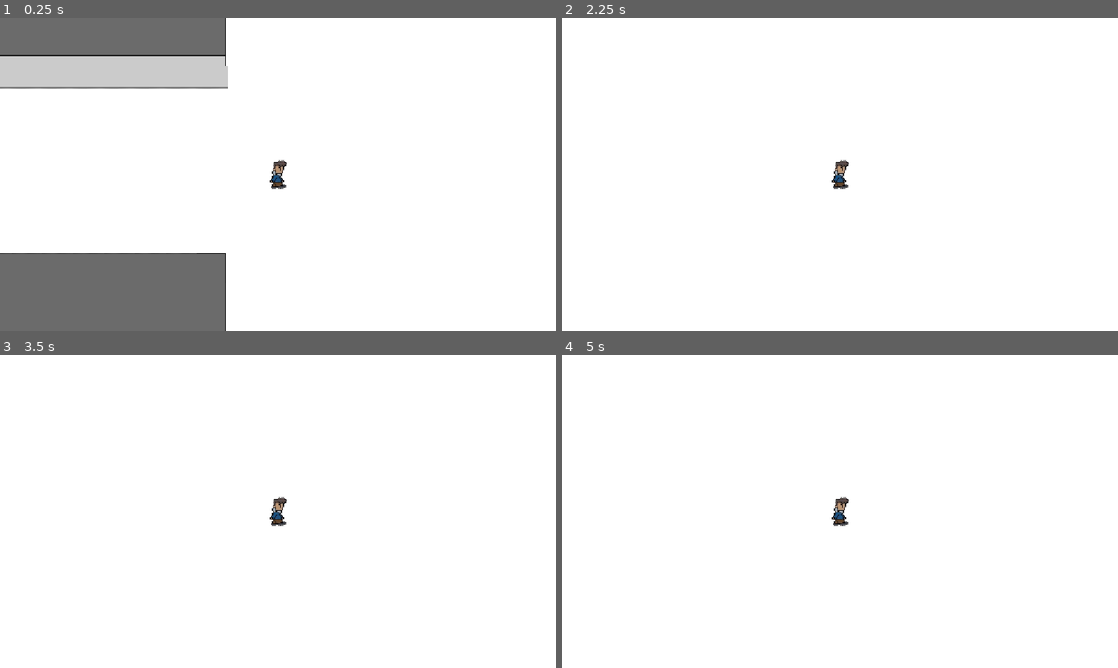
Above: before the commit, frames 1-4 (two rows, left to right).
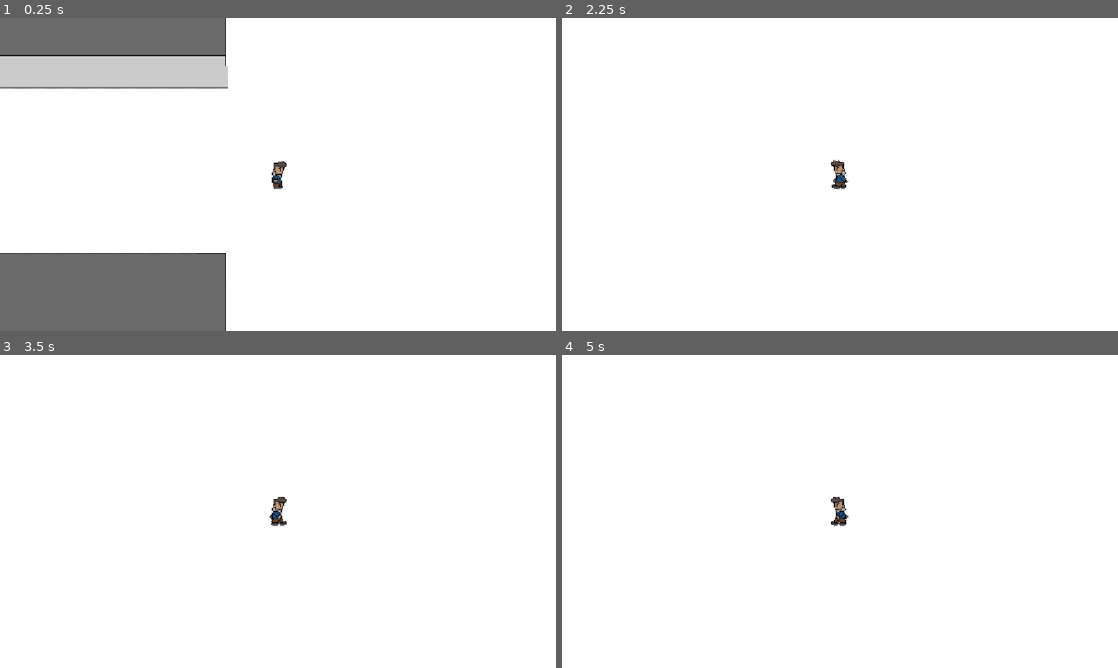
Above: after the commit, the same moments.

Repository: brooklin25t/L2-DIGT-BAM
Game: Godot game, scene res://Scenes/level_1.tscn
The game is run twice, just before and just after one commit, with the same random seed, the same clock (stepped at 60 frames per second) and the same inputs.
Inputs:
- Up to frame 1 (0.25 s): no input
- Up to frame 2 (2.25 s): tap Enter at 0.5 s; hold D (player_right) 0.53-2.03 s; tap Space (player_dash) at 0.6, 1.35, 2, 2.1 s; tap W (player_up) at 0.77, 1.52 s; hold A (player_left) from 2.03 s (still down)
- Up to frame 3 (3.5 s): release A (player_left) at 2.78 s; hold D (player_right) from 2.78 s (still down); tap Space (player_dash) at 2.85 s; tap W (player_up) at 3.02 s
- Up to frame 4 (5 s): tap Enter at 3.5 s; tap Space (player_dash) at 3.6, 4.35 s; tap W (player_up) at 3.77, 4.52 s; release D (player_right) at 4.28 s; hold A (player_left) from 4.28 s (still down)

The runs differ from the first frame. In frame 1, 0.1% of the frame differs, in the area x 48-52%, y 45-55%; in frame 2, 0.2%; in frame 3, 0.1%; in frame 4, 0.2%.

Commit message:
Animations

Diff:
--- a/error-404-exe/Prefab/player.tscn
+++ b/error-404-exe/Prefab/player.tscn
@@ -1,7 +1,6 @@
 [gd_scene format=3 uid="uid://cs5d5po13a7u7"]
 
 [ext_resource type="Script" uid="uid://b2ehruxvdiul5" path="res://Scripts/player.gd" id="1_mkbva"]
-[ext_resource type="Texture2D" path="res://Sprites/Idle 2.png" id="2_ohvtk"]
 [ext_resource type="Texture2D" uid="uid://57mg8epwoput" path="res://Sprites/Idle_L_1_png-removebg-preview.png" id="3_ty16k"]
 [ext_resource type="Texture2D" uid="uid://crcbwpblsaw55" path="res://Sprites/Idle_L_2-removebg-preview.png" id="4_1k2bi"]
 [ext_resource type="Texture2D" uid="uid://ca4ne67efila" path="res://Sprites/_walk_R_1-removebg-preview.png" id="5_i32cl"]
@@ -105,7 +104,6 @@
 visible = false
 position = Vector2(-9.536743e-07, 0.06250286)
 scale = Vector2(0.9375, 0.9375)
-texture = ExtResource("2_ohvtk")
 
 [node name="Physics" type="CollisionShape2D" parent="." unique_id=1814544759]
 shape = SubResource("CapsuleShape2D_ryixy")
@@ -131,8 +129,8 @@
 position = Vector2(-0.5, -0.5)
 scale = Vector2(0.953125, 0.953125)
 sprite_frames = SubResource("SpriteFrames_mako7")
-animation = &"Walking R"
-frame_progress = 0.13117842
+animation = &"Idle R"
+frame_progress = 0.49832648
 
 [connection signal="area_entered" from="character" to="." method="_on_area_2d_area_entered"]
 [connection signal="timeout" from="DashTimer" to="." method="_on_dash_timer_timeout"]
--- a/error-404-exe/Scripts/player.gd
+++ b/error-404-exe/Scripts/player.gd
@@ -15,18 +15,16 @@
 # dash cooldown timer and the dash time
 @onready var dash_timer: Timer = $DashTimer
 @onready var dash_cooldown: Timer = $DashCooldownTimer
+@onready var animated_sprite = $AnimatedSprite2D
 
+var last_facing_dir: float = 1.0
 
 
 func respawn():
 	# Reset the player's position back to the spawn
 	global_position = spawn_position
-	# Optional: Reset velocity to zero so the player doesn't keep falling/sliding
+	#Reset velocity to zero so the player fall/slide
 	velocity = Vector2.ZERO
-
-
-
-
 
 func _physics_process(delta: float) -> void:
 	if not is_on_floor():
@@ -53,15 +51,39 @@
 	else:
 		if direction != Vector2.ZERO:
 			velocity = direction * SPEED
+
 		else:
 			velocity = velocity.move_toward(Vector2.ZERO, SPEED)
+
 
 	# 1. Move the player
 	move_and_slide()
 
-	# 2. Check for collisions directly! No Area2D or signals required.
+	# 2. Check for collisions
 	check_enemy_collisions()
-#
+
+	if direction.x > 0:
+		last_facing_dir = 1.0
+	elif direction.x < 0:
+		last_facing_dir = -1.0
+
+	# 2. Flips it horizontally based on the direction
+	if last_facing_dir == 1.0:
+		animated_sprite.flip_h = false  # Doesn't flip
+	else:
+		animated_sprite.flip_h = true   # Flips to face left
+
+	# 3. Plays based on state
+	if is_dashing:
+		#  dash animation
+		animated_sprite.play("Walking R")
+	elif direction != Vector2.ZERO:
+		# Plays walking if moving up, down, left, right, or diagonally
+		animated_sprite.play("Walking R")
+	else:
+		# Plays idle when completely still
+		animated_sprite.play("Idle R")
+
 
 func check_enemy_collisions():
 	for i in get_slide_collision_count():
@@ -79,7 +101,6 @@
 
 
 
-
 func _on_dash_cooldown_timer_timeout() -> void:
 	dash_time = false
 
